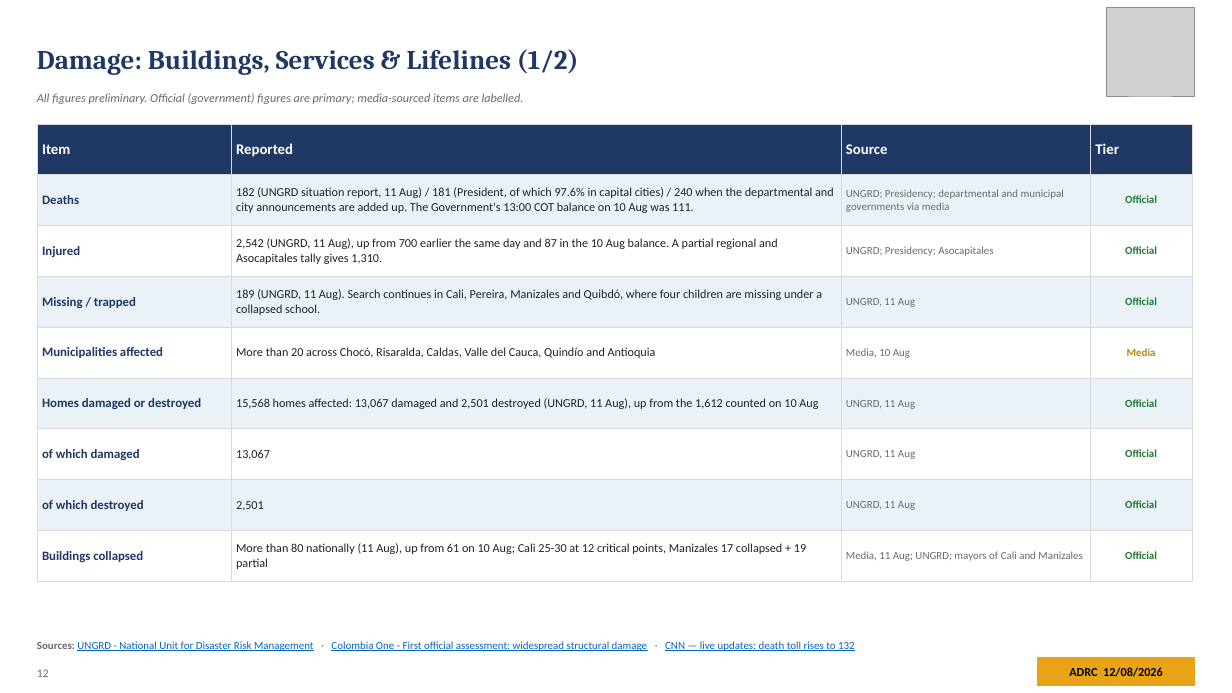
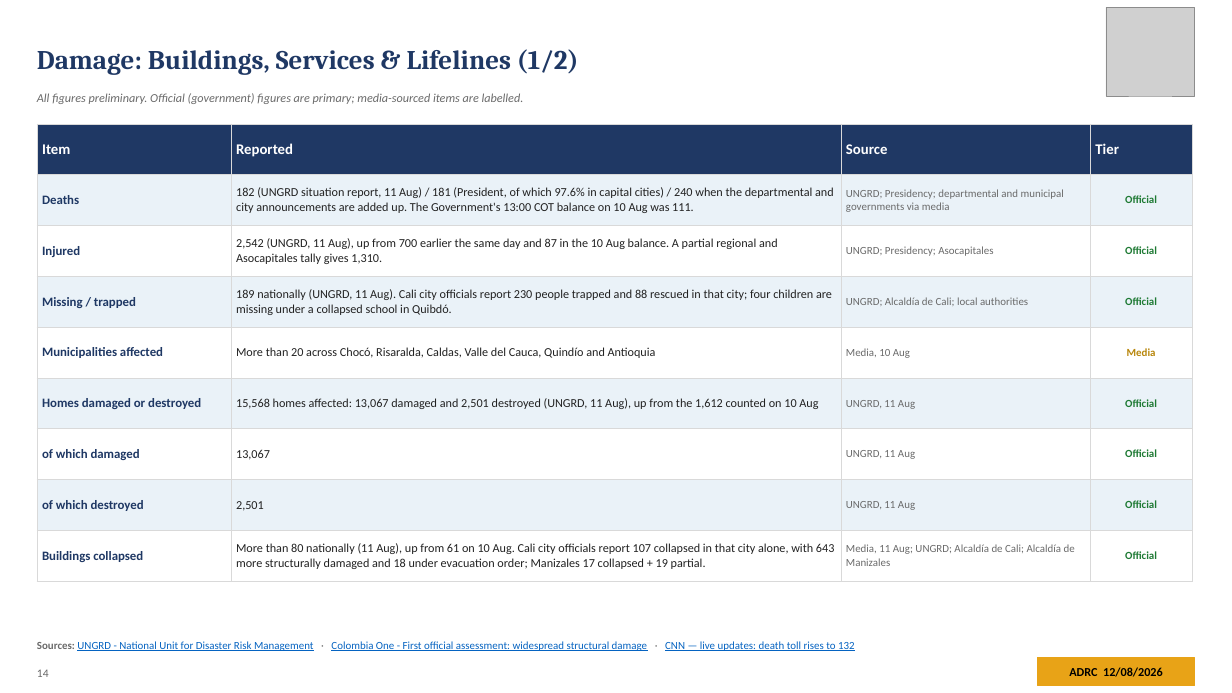
Before and after one commit to kochobi-max/whatsmap, a slide deck: slide 14 of reports/colombia_eq_20260810/output/ADRC_EQ_COL_Choco_20260810_EN.pptx (slide 12 before the commit). Drawn at 1232x693 pixels with LibreOffice and Linux fonts; fonts in the diff are those of the drawing; grey boxes stand for pictures. Boxes give left, top, right and bottom in pixels: in the first picture for what was removed or moved away, otherwise in the second. Text is boxed around its words. In the diff, an @@ line names an element or a change of style, - is before the commit and + after.

```diff
--- a/reports/colombia_eq_20260810/output/ADRC_EQ_COL_Choco_20260810_EN.pptx
+++ b/reports/colombia_eq_20260810/output/ADRC_EQ_COL_Choco_20260810_EN.pptx
@@ table at (37,124,1192,573) @@
-row 4, column 2: 189 (UNGRD, 11 Aug). Search continues in Cali, Pereira, Manizales and Quibdó, where four children are missing under a collapsed school.
+row 4, column 2: 189 nationally (UNGRD, 11 Aug). Cali city officials report 230 people trapped and 88 rescued in that city; four children are missing under a collapsed school in Quibdó.
-row 4, column 3: UNGRD, 11 Aug
+row 4, column 3: UNGRD; Alcaldía de Cali; local authorities
-row 9, column 2: More than 80 nationally (11 Aug), up from 61 on 10 Aug; Cali 25-30 at 12 critical points, Manizales 17 collapsed + 19 partial
+row 9, column 2: More than 80 nationally (11 Aug), up from 61 on 10 Aug. Cali city officials report 107 collapsed in that city alone, with 643 more structurally damaged and 18 under evacuation order; Manizales 17 collapsed + 19 partial.
-row 9, column 3: Media, 11 Aug; UNGRD; mayors of Cali and Manizales
+row 9, column 3: Media, 11 Aug; UNGRD; Alcaldía de Cali; Alcaldía de Manizales
@@ text at (37,669,49,677): text changed @@
-12
+14
```
Also in this commit, not shown: 23 other slides changed, 2 slides added, 15 other files.
